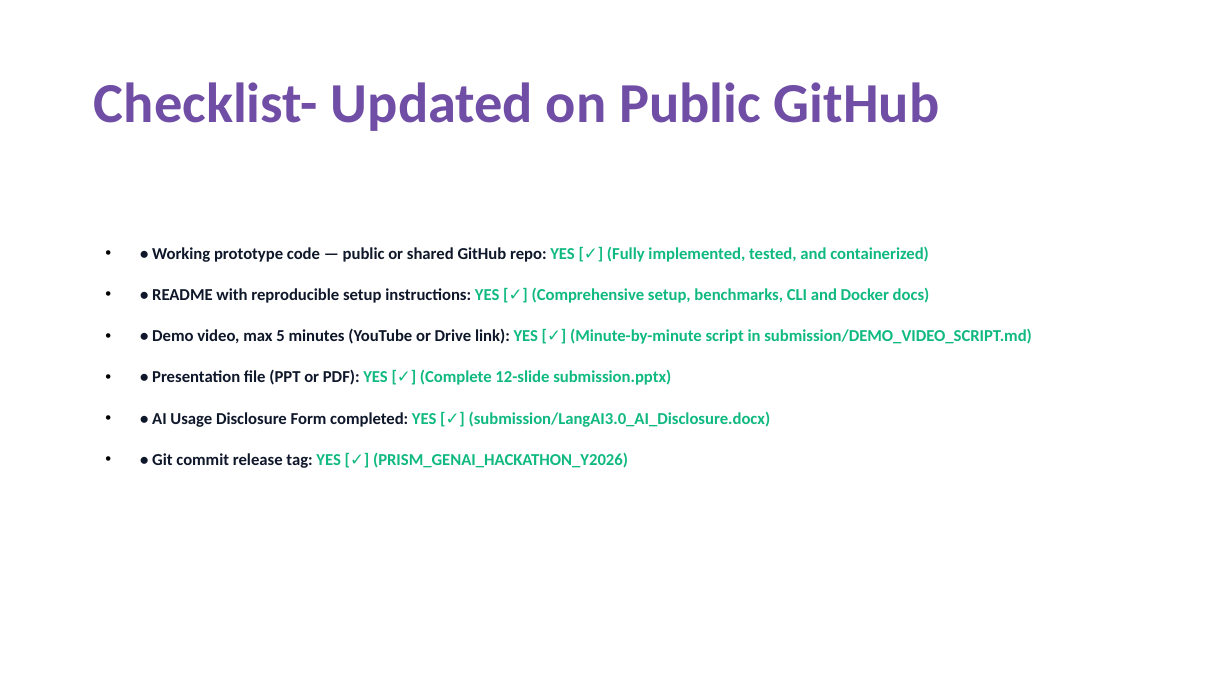
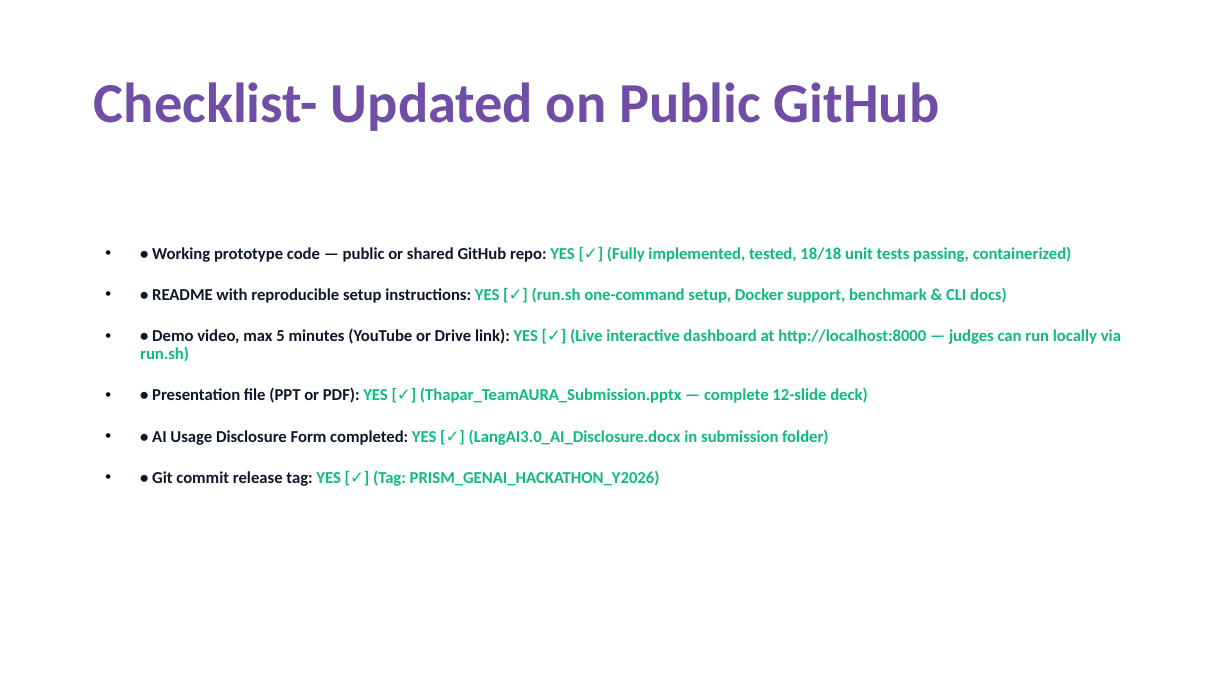
Before and after one commit to AadityaBansal01/aura-code-intelligence, a slide deck: slide 11 of Thapar_TeamAURA_Submission.pptx. Drawn at 1232x693 pixels with LibreOffice and Linux fonts; fonts in the diff are those of the drawing. Boxes give left, top, right and bottom in pixels: in the first picture for what was removed or moved away, otherwise in the second. Text is boxed around its words. In the diff, an @@ line names an element or a change of style, - is before the commit and + after.

```diff
--- a/Thapar_TeamAURA_Submission.pptx
+++ b/Thapar_TeamAURA_Submission.pptx
@@ text at [140,247,1121,486]: text changed @@
-• • Working prototype code — public or shared GitHub repo: YES [✓] (Fully implemented, tested, and containerized)
-• • README with reproducible setup instructions: YES [✓] (Comprehensive setup, benchmarks, CLI and Docker docs)
-• • Demo video, max 5 minutes (YouTube or Drive link): YES [✓] (Minute-by-minute script in submission/DEMO_VIDEO_SCRIPT.md)
-• • Presentation file (PPT or PDF): YES [✓] (Complete 12-slide submission.pptx)
-• • AI Usage Disclosure Form completed: YES [✓] (submission/LangAI3.0_AI_Disclosure.docx)
-• • Git commit release tag: YES [✓] (PRISM_GENAI_HACKATHON_Y2026)
+• • Working prototype code — public or shared GitHub repo: YES [✓] (Fully implemented, tested, 18/18 unit tests passing, containerized)
+• • README with reproducible setup instructions: YES [✓] (run.sh one-command setup, Docker support, benchmark & CLI docs)
+• • Demo video, max 5 minutes (YouTube or Drive link): YES [✓] (Live interactive dashboard at http://localhost:8000 — judges can run locally via run.sh)
+• • Presentation file (PPT or PDF): YES [✓] (Thapar_TeamAURA_Submission.pptx — complete 12-slide deck)
+• • AI Usage Disclosure Form completed: YES [✓] (LangAI3.0_AI_Disclosure.docx in submission folder)
+• • Git commit release tag: YES [✓] (Tag: PRISM_GENAI_HACKATHON_Y2026)
```
Also in this commit, not shown: 1 other slide changed, 5 other files.
